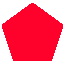
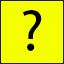
Layers edited between the first and the second 64×64 image:
added layer "?" above "Polygon 1" over [23, 10, 42, 51]
painted on "Polygon 1" over [0, 0, 64, 64]
